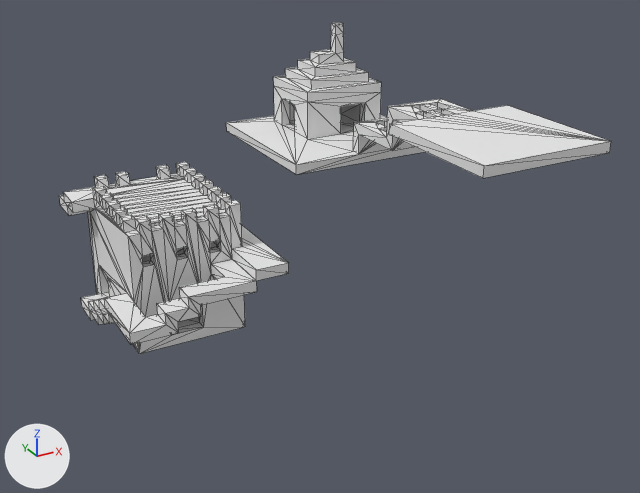
The OBJ model public/house.obj as it was, and as the next commit left it.
One viewpoint serves both versions: a 50 mm lens placed at (-34.4, -69.7, 39.2), pointed at (1.9, -3.7, 6.2). The axes (+X, +Y, +Z) are drawn at lower left. The lights are the same throughout. Mesh edges are drawn as thin lines. Where no turn or scale is listed for an object, it has been applied to the vertices. Vertices at the same position are counted once.

In view in the first picture: 'house'.
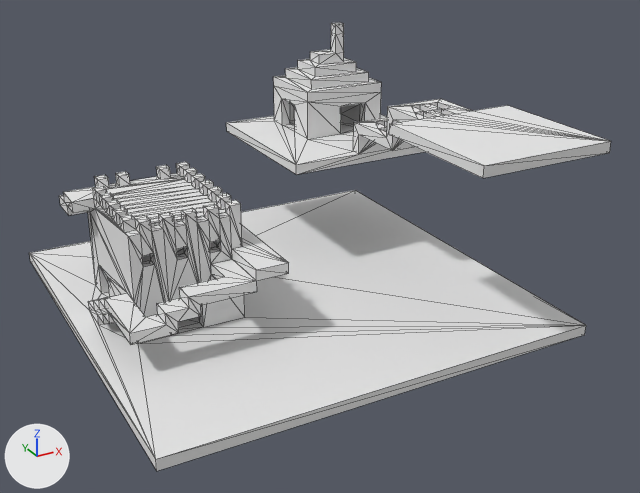
The change, as a diff of the scene's bpy script:
```diff
--- a/public/house.obj.py
+++ b/public/house.obj.py
@@ me_house @@
 # used by ob_house; location = (0.0, 0.0, 0.0)
-me_house.from_pydata(...)  # 547 vertices, 1172 faces; spans x -18.0..20.0, y -20.0..20.0, z 0.0..23.0
+me_house.from_pydata(...)  # 549 vertices, 1176 faces; spans x -20.0..20.0, y -20.0..20.0, z 0.0..23.0
+# me_house part 1
+# 10 vertices are removed from x -18.0..-6.0, y -4.0..9.0, z 0.0..1.0
+# 57 faces are deleted
+# 12 vertices are added at x -20.0..20.0, y -20.0..20.0, z 0.0..1.0
+# 61 new faces join them
 me_house.materials.append(mat_palette)
```

Where the change shows, as pixel boxes (x1, y1, x2, y2) in the pictures (640 x 493 px; the box of a moved part takes in the faces that stretch with it):
'house', reshaped (35% taller)
    before: (59, 22, 611, 354)
    after: (29, 22, 611, 471)
part 1 of me_house, moved or reshaped
    before: (81, 238, 245, 354)
    after: (29, 190, 586, 471)
